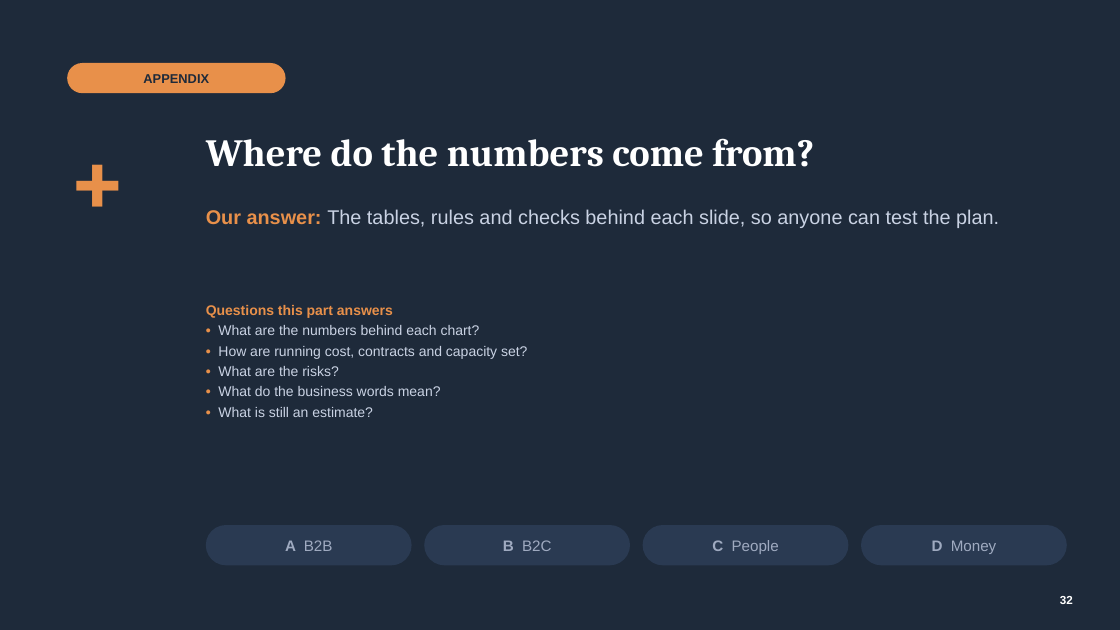
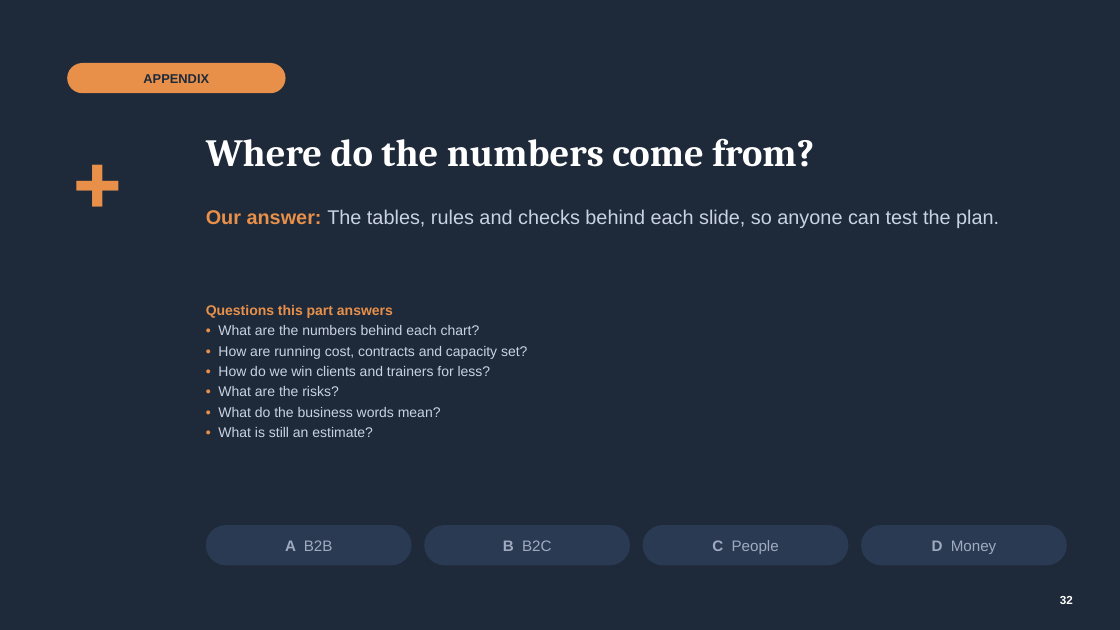
Before and after one commit to galihnxs/financial-estimations, a slide deck: slide 32 of TemanJourney_Growth_Recommendation.pptx. Drawn at 1120x630 pixels with LibreOffice and Linux fonts; fonts in the diff are those of the drawing. Boxes give left, top, right and bottom in pixels: in the first picture for what was removed or moved away, otherwise in the second. Text is boxed around its words. In the diff, an @@ line names an element or a change of style, - is before the commit and + after.

```diff
--- a/TemanJourney_Growth_Recommendation.pptx
+++ b/TemanJourney_Growth_Recommendation.pptx
@@ text at (x1=218, y1=366, x2=491, y2=376): paragraph added @@
+• How do we win clients and trainers for less?
```
Also in this commit, not shown: 7 other slides changed, 2 slides added, 7 other files.
